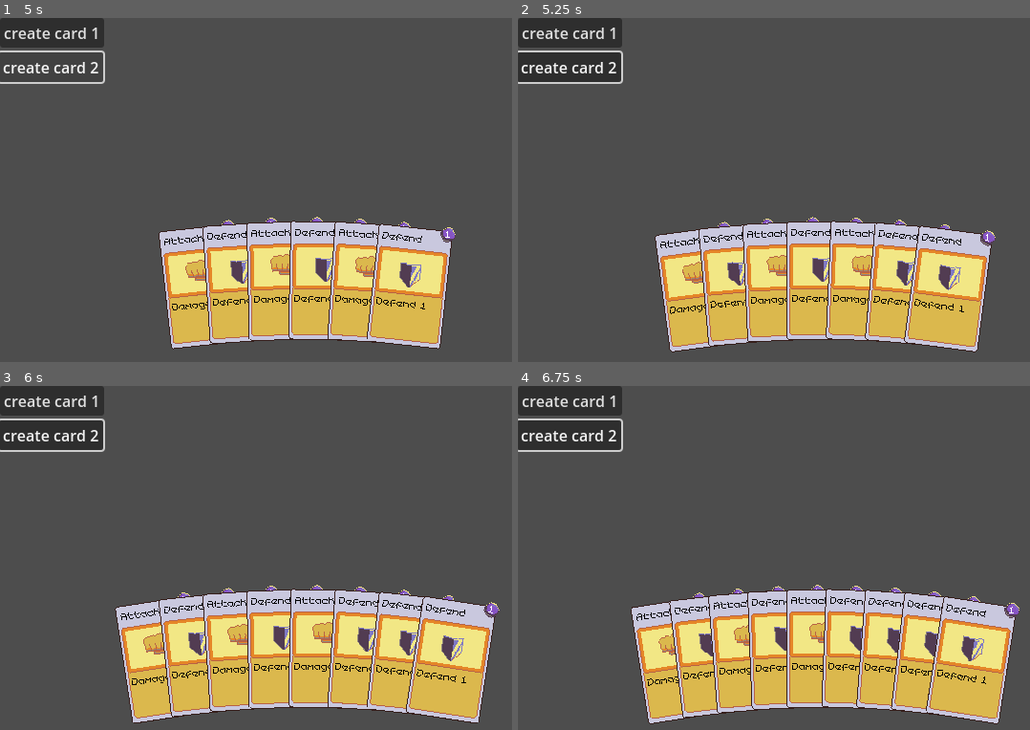
Above: before the commit, frames 1-4 (two rows, left to right).
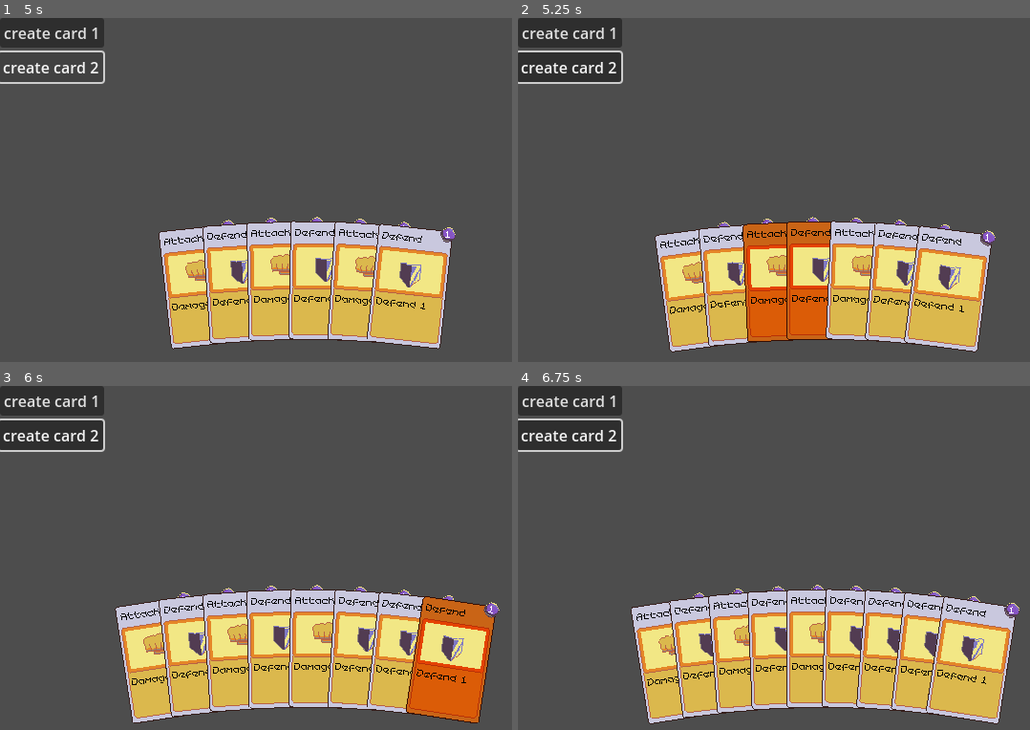
Above: after the commit, the same moments.

Repository: Webbly25/Card-Tutorial
Game: Godot game, scene res://scenes/main.tscn
Same seed, same stepped clock (60 frames per second), same inputs: the game is played once before the commit and once after it.
Inputs (mouse positions are in pixels of both pictures, inside the frame that each line leads up to):
- Up to frame 1 (5 s): click "create card 1" at 0.5 s; click "create card 2" at 1.25 s; click "create card 1" at 2 s; click "create card 2" at 2.75 s; click "create card 1" at 3.5 s; click "create card 2" at 4.25 s
- Up to frame 2 (5.25 s): tap Enter at 5 s; move the mouse to (794, 258) at 5.02 s
- Up to frame 3 (6 s): tap Space at 5.75 s; move the mouse to (491, 609) at 5.77 s
- Up to frame 4 (6.75 s): tap Enter at 6.5 s; move the mouse to (640, 506) at 6.52 s

Frame 1 is identical in both runs. In frame 2, 3.9% of the frame differs, in the area x 43-62%, y 59-95%; in frame 3, 3.5%; in frame 4, nothing differs.

Commit message:
highlight cards on hover

Diff:
--- a/scenes/card.tscn
+++ b/scenes/card.tscn
@@ -15,6 +15,9 @@
 [sub_resource type="LabelSettings" id="LabelSettings_psfhq"]
 font = ExtResource("3_jo2eh")
 font_color = Color(0, 0, 0, 1)
+
+[sub_resource type="RectangleShape2D" id="RectangleShape2D_f8giw"]
+size = Vector2(78, 124)
 
 [node name="Card" type="Node2D"]
 script = ExtResource("1_tk3pd")
@@ -55,3 +58,11 @@
 offset_bottom = 54.0
 label_settings = SubResource("LabelSettings_psfhq")
 autowrap_mode = 3
+
+[node name="Area2D" type="Area2D" parent="."]
+
+[node name="CollisionShape2D" type="CollisionShape2D" parent="Area2D"]
+shape = SubResource("RectangleShape2D_f8giw")
+
+[connection signal="mouse_entered" from="Area2D" to="." method="_on_area_2d_mouse_entered"]
+[connection signal="mouse_exited" from="Area2D" to="." method="_on_area_2d_mouse_exited"]
--- a/scripts/card.gd
+++ b/scripts/card.gd
@@ -33,3 +33,17 @@
 
 	if (description_lbl.get_text() != card_description):
 		description_lbl.set_text(card_description)
+
+func highlight() -> void:
+	$BaseCardSprite.modulate = Color(1, 0.5, 0.1, 1)
+
+func unhighlight() -> void:
+	$BaseCardSprite.modulate = Color(1, 1, 1, 1)
+
+func _on_area_2d_mouse_entered() -> void:
+	highlight()
+	pass # Replace with function body.
+
+func _on_area_2d_mouse_exited() -> void:
+	unhighlight()
+	pass # Replace with function body.
Not shown: 1 places in scenes/card.tscn that only renumber resources
